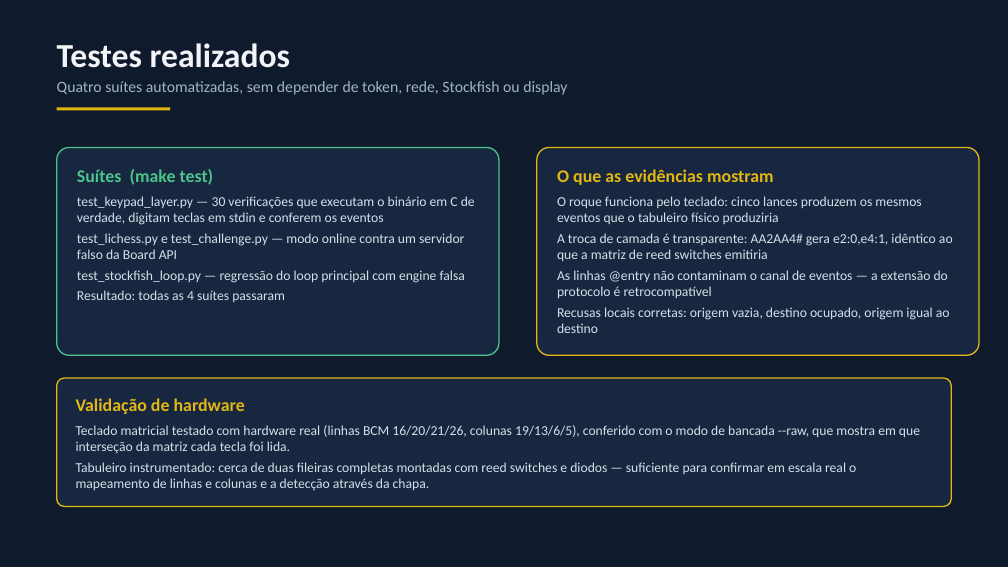
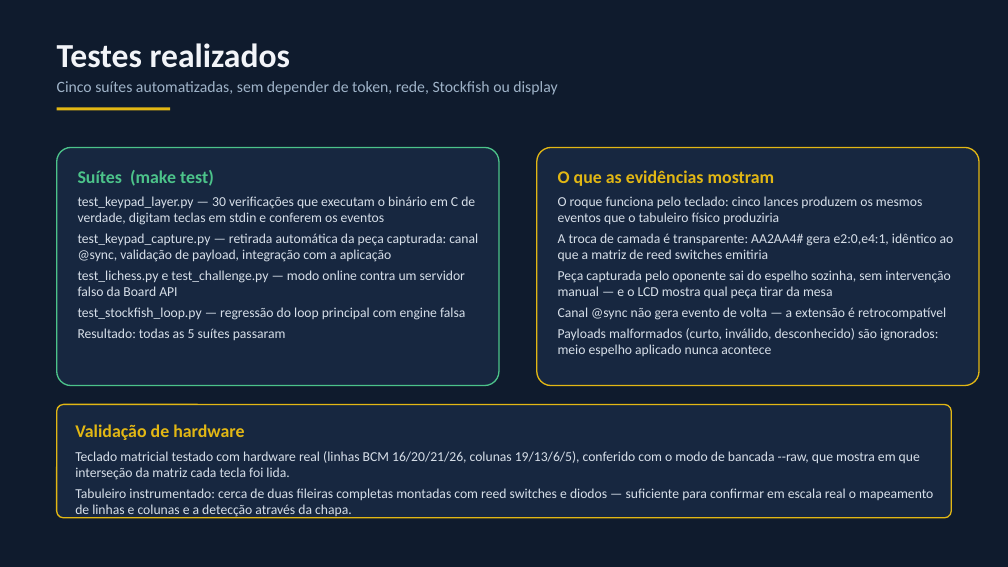
Before and after one commit to Betoh-20/PCS3732-Prockfish, a slide deck: slide 13 of docs/Apresentacao-Final.pptx (slide 12 before the commit). Drawn at 1008x567 pixels with LibreOffice and Linux fonts; fonts in the diff are those of the drawing. Boxes give left, top, right and bottom in pixels: in the first picture for what was removed or moved away, otherwise in the second. Text is boxed around its words. In the diff, an @@ line names an element or a change of style, - is before the commit and + after.

Commit message:
Apresentação: slide da retirada automática de peça capturada
- Novo slide s11 (captura automática): problema, solução (@sync) e
  pontos de sincronização
- s07 (IPC): bloco mono do canal de volta @sync|... e menção no cartão
  do teclado
- s13 (testes): 5 suítes (inclui test_keypad_capture.py), evidências
  atualizadas
- s14 (rastreabilidade): RNF3 cita espelho bidirecional
- s15 (dificuldades): divergência resolvida com canal @sync
- s16 (considerações finais): menciona o fechamento do atrito de
  usabilidade do teclado
- 17 slides (antes 16)

```diff
--- a/docs/Apresentacao-Final.pptx
+++ b/docs/Apresentacao-Final.pptx
@@ text at (x1=57, y1=81, x2=557, y2=95): text changed @@
-Quatro suítes automatizadas, sem depender de token, rede, Stockfish ou display
+Cinco suítes automatizadas, sem depender de token, rede, Stockfish ou display
@@ rounded rectangle "Suítes (make test)" resized from (x1=57, y1=147, x2=499, y2=355) to (x1=57, y1=147, x2=499, y2=386) @@
@@ rounded rectangle "O que as evidências mostram" resized from (x1=537, y1=147, x2=979, y2=355) to (x1=537, y1=147, x2=979, y2=386) @@
@@ text in rounded rectangle at (x1=78, y1=233, x2=478, y2=262): paragraph added @@
+test_keypad_capture.py — retirada automática da peça capturada: canal @sync, validação de payload, integração com a aplicação
@@ text in rounded rectangle at (x1=558, y1=270, x2=951, y2=356): text changed @@
-As linhas @entry não contaminam o canal de eventos — a extensão do protocolo é retrocompatível
-Recusas locais corretas: origem vazia, destino ocupado, origem igual ao destino
+Peça capturada pelo oponente sai do espelho sozinha, sem intervenção manual — e o LCD mostra qual peça tirar da mesa
+Canal @sync não gera evento de volta — a extensão é retrocompatível
+Payloads malformados (curto, inválido, desconhecido) são ignorados: meio espelho aplicado nunca acontece
@@ text in rounded rectangle at (x1=78, y1=328, x2=286, y2=340): text changed @@
-Resultado: todas as 4 suítes passaram
+Resultado: todas as 5 suítes passaram
@@ rounded rectangle "Validação de hardware" resized from (x1=57, y1=378, x2=951, y2=507) to (x1=57, y1=405, x2=951, y2=518) @@
```
Also in this commit, not shown: 4 other slides changed, 1 slide added, 1 other file.
